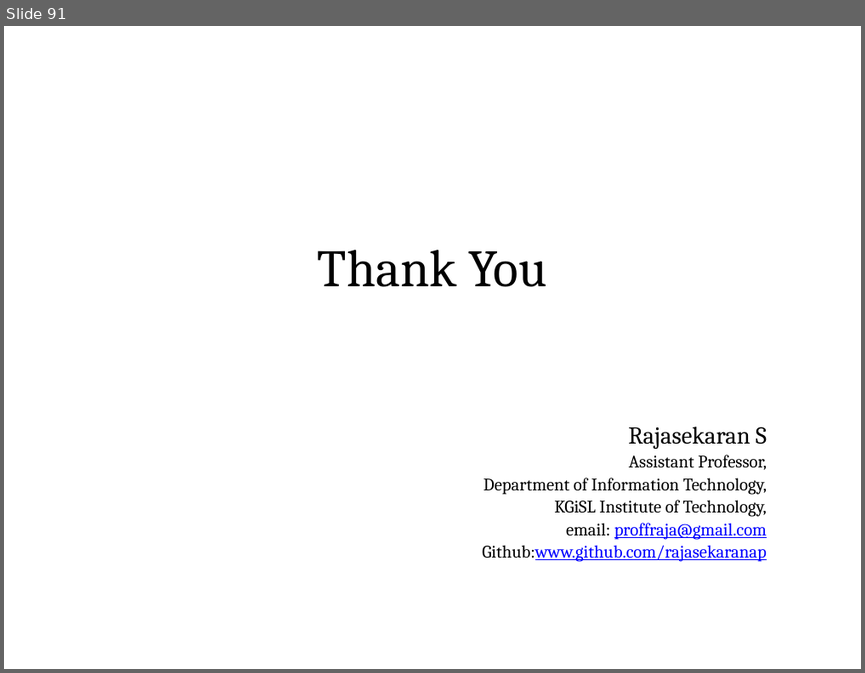
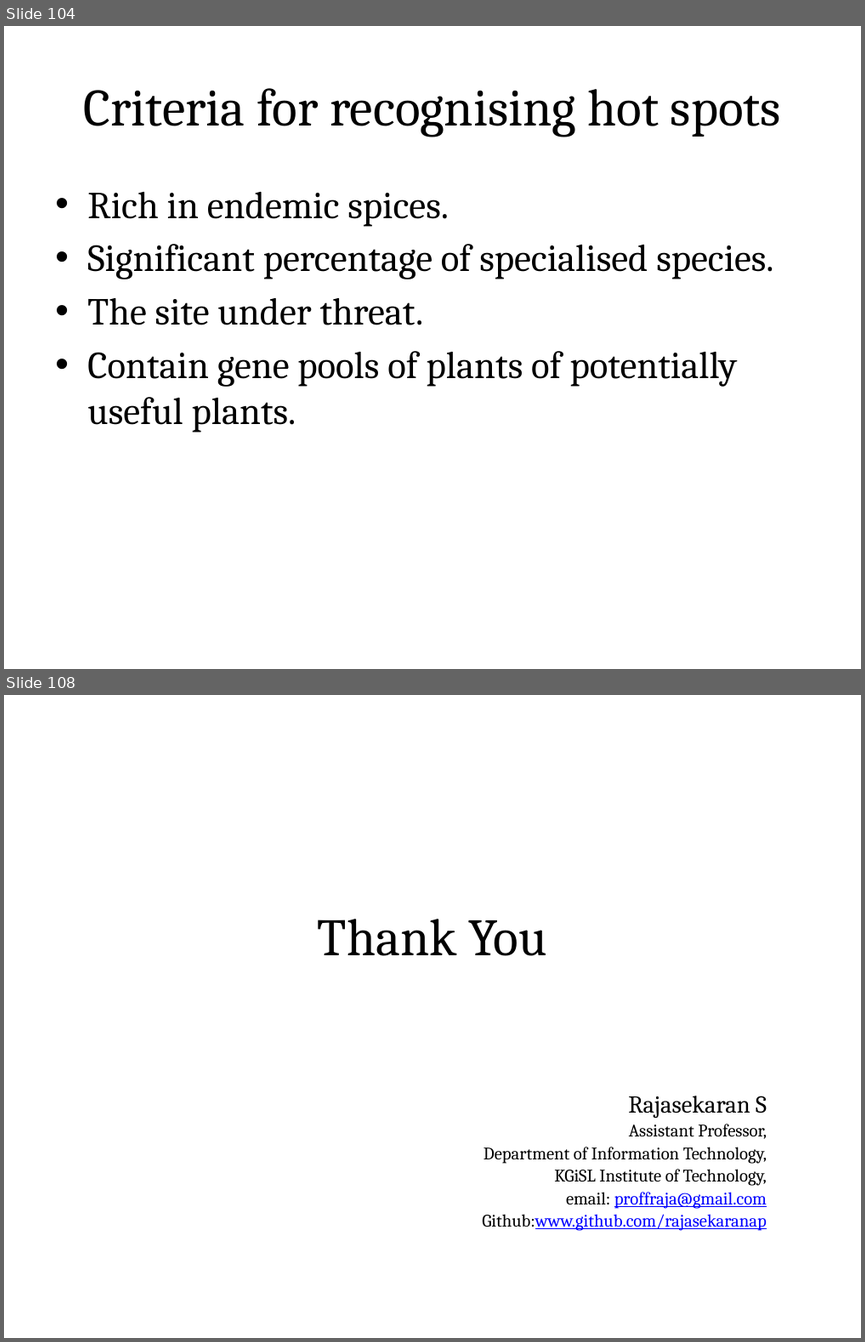
Before and after one commit to rajasekaran36/GE8291-Environmental-Science-and-Engineering, a slide deck: Slides/GE8291-U1.pptx. Shown one above the other, each under a label of ours: slide 91 before the commit, slides 104 and 108 after it; the slides between them are not shown. The pictures are 865x673 and 865x1342 pixels, drawn with LibreOffice and Linux fonts; fonts in the diff are those of the drawing. Boxes give left, top, right and bottom in pixels: in the first picture for what was removed or moved away, otherwise in the second. Text is boxed around its words. In the diff, an @@ line names an element or a change of style, - is before the commit and + after.

```diff
--- a/Slides/GE8291-U1.pptx
+++ b/Slides/GE8291-U1.pptx
@@ slide 104 added at [4, 26, 861, 669], background #FFFFFF @@
@@ title added at [46, 52, 818, 159], fill gradient #DAFDA7 to #E4FCC2 to #F5FFE7, outline #98B955 0.75 pt, 44 pt, text #000000 @@
+Criteria for recognising hot spots
@@ text added at [87, 192, 773, 432], 32 pt, text #000000 @@
+• Rich in endemic spices.
+• Significant percentage of specialised species.
+• The site under threat.
+• Contain gene pools of plants of potentially useful plants.
@@ what was slide 91 is now slide 108 @@
```
Also in this commit, not shown: 16 other slides added, 1 other file.
